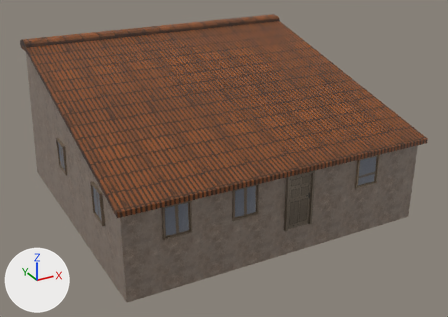
The FBX model Assets/Models/Casas varias/Casa_16.fbx: old version first, new version second.
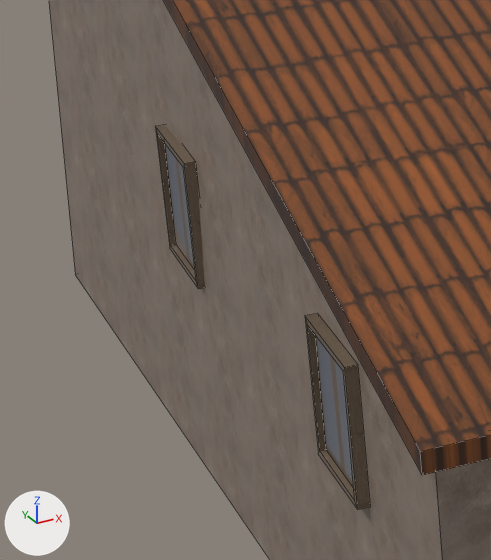
Old and new are each drawn whole from a 50 mm camera at (-0.1045, -0.2012, 0.1053) aimed at (0.0027, -0.0063, 0.0079) and again close up on the part from 4% to 30% of the width and 34% to 75% of the height. Every picture has the same lights, and +X, +Y and +Z are marked at lower left. The first two pictures are the older version. The close-ups show mesh edges as thin lines. Where no turn or scale is listed for an object, it has been applied to the vertices. Vertices at exactly the same position are counted once.

The first close-up shows 'Casa_16'.
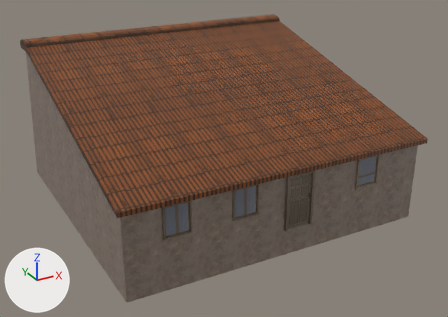
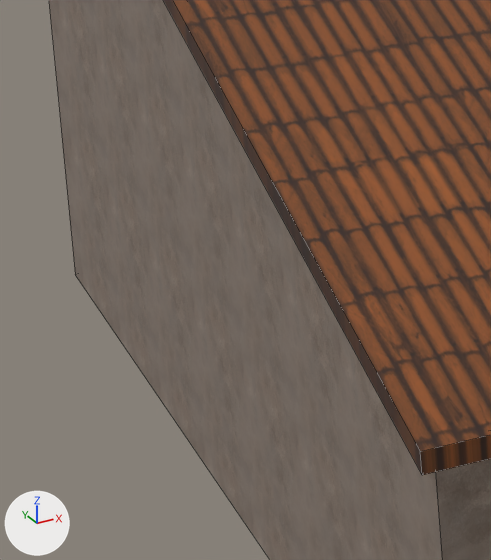
What the commit changed:
me_mesh is used by ob_casa_16; location (0.0, 0.0, 0.0).
me_mesh had 272 vertices, 201 faces and spanned x -0.0574..0.0601, y -0.0551..0.0558, z -0.01..0.0496.
me_mesh now has 224 vertices, 167 faces and spans x -0.0574..0.0601, y -0.0551..0.0558, z -0.01..0.0496.
me_mesh part 1: the loose piece of 16 vertices spanning x -0.0561..-0.0551, y 0.0063..0.0157, z 0.0087..0.02 is deleted.
me_mesh part 2: the loose piece of 16 vertices spanning x -0.0564..-0.0554, y -0.0356..-0.0262, z 0.0087..0.02 is deleted.
me_mesh part 3: the loose piece of 8 vertices spanning x -0.056..-0.0549, y -0.035..-0.0267, z 0.0092..0.0195 is deleted.
me_mesh part 4: the loose piece of 8 vertices spanning x -0.0557..-0.0546, y 0.0069..0.0152, z 0.0092..0.0195 is deleted.

Location of each change, [x1, y1, x2, y2] in pixels of the close-ups (491 x 560 px):
part 1 of me_mesh, deleted (brown): before [155, 125, 205, 289]
part 2 of me_mesh, deleted (brown): before [305, 313, 370, 509]
part 3 of me_mesh, deleted: before [315, 335, 354, 488]
part 4 of me_mesh, deleted: before [164, 143, 195, 270]
